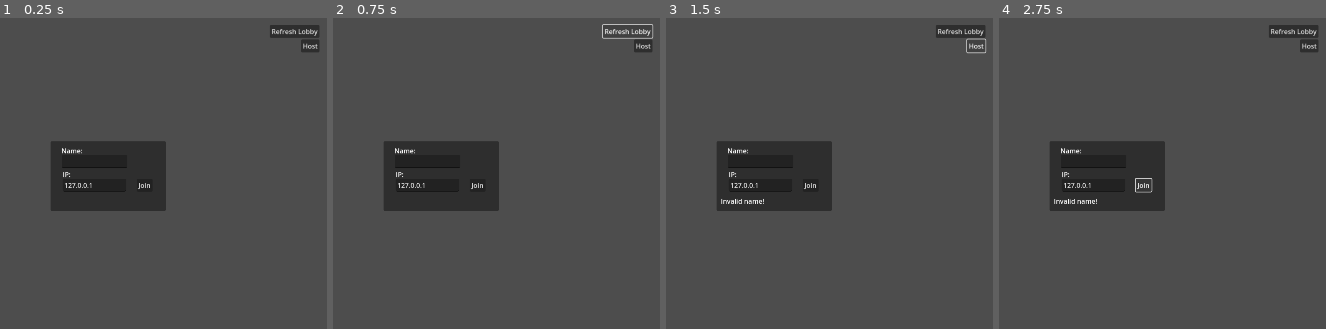
Above: before the commit, frames 1-4 (left to right).
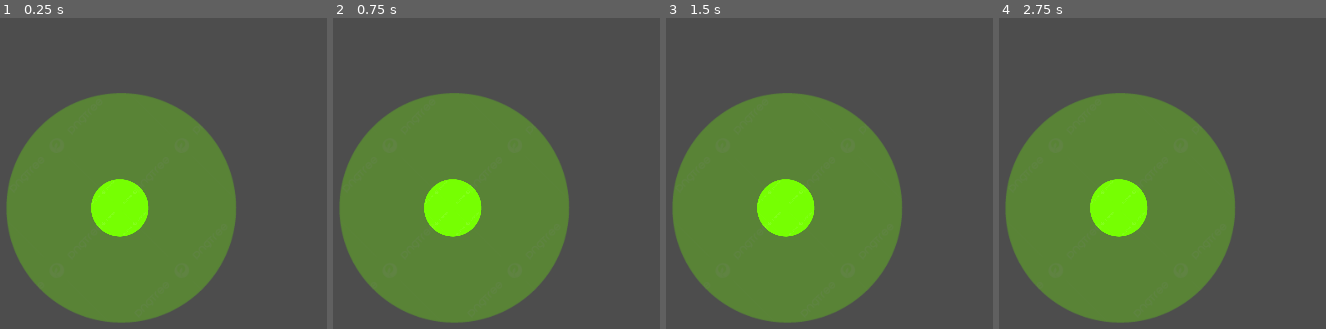
Above: after the commit, the same moments.

Repository: ash4rk/godot_polygon
Game: Godot game, scene res://new_lobby/new_world.tscn
Same seed, same stepped clock (60 frames per second), same inputs: the game is played once before the commit and once after it. Before the commit the project starts from res://lobby.tscn. The engine's default icon, where the game draws it, is replaced by a stand-in: a white triangle on a blue panel in a dark square.
Inputs (mouse positions are in pixels of both pictures, inside the frame that each line leads up to):
- Up to frame 1 (0.25 s): no input
- Up to frame 2 (0.75 s): click (627, 30) at 0.5 s, where only the run before the commit has a clickable "Refresh Lobby"
- Up to frame 3 (1.5 s): click (976, 45) at 1.25 s, where only the run before the commit has a clickable "Host"
- Up to frame 4 (2.75 s): click (1142, 185) at 2 s, where only the run before the commit has a clickable "Join"

The runs differ from the first frame. In frame 1, 41% of the frame differs, in the area x 1-98%, y 2-99%; in frame 2, 41%; in frame 3, 41%; in frame 4, 41%.

Commit message:
FEAT: Implement another way network connection

Diff:
--- a/circles_and_greens/globals/gamestate.gd
+++ b/circles_and_greens/globals/gamestate.gd
@@ -55,7 +55,7 @@
 
 # Callback from SceneTree, only for clients (not server).
 func _connected_fail():
-	multiplayer.set_network_peer(null) # Remove peer
+	multiplayer.set_multiplayer_peer(null) # Remove peer
 	connection_failed.emit()
 
 
--- /dev/null
+++ b/circles_and_greens/new_lobby/main.gd
@@ -0,0 +1,36 @@
+extends Node2D
+
+var players      = []
+var console_show = false
+var money        = 1000
+var bandwidth    = 14.4
+var timecop      = Timer.new()
+
+func _ready():
+#	$console.hide()
+	timecop.set_wait_time(60)
+	timecop.timeout.connect(self._on_timecop_timeout)
+	add_child(timecop)
+	timecop.start()
+	$network.start_server()
+
+#func _input(event):
+#	if event.is_pressed() && !Input.is_key_pressed(16777232) && !Input.is_key_pressed(16777234) && !Input.is_key_pressed(16777231) && !Input.is_key_pressed(16777233):
+#		if console_show == false:
+#			$console.show()
+#			$console.grab_focus()
+#			$console.shown = true
+
+func _on_timecop_timeout():
+	for player in players:
+		if len(player.connections) == 0:
+			if player.delete_tag == false:
+				player.delete_tag = true
+
+#				$console.echo("Zombie (unconnected) instance(s) in your network!")
+#				$console.echo("Tagged for deletion at next timecop run...")
+			else:
+				players.erase(player)
+				player.queue_free()
+
+#				$console.echo("Zombie instance(s) deleted!")
--- /dev/null
+++ b/circles_and_greens/new_lobby/network.gd
@@ -0,0 +1,102 @@
+extends Node
+
+const DEFAULT_PORT = 10567
+const MAX_PEERS = 10
+var players = {}
+var player_name
+
+func _ready():
+	multiplayer.peer_connected.connect(self._player_connected)
+	multiplayer.peer_disconnected.connect(self._player_disconnected)
+	multiplayer.connected_to_server.connect(self._connected_ok)
+	multiplayer.connection_failed.connect(self._connected_fail)
+	multiplayer.server_disconnected.connect(self._server_disconnected)
+
+func start_server():
+	player_name = "Server"
+	var host = ENetMultiplayerPeer.new()
+
+	var err = host.create_server(DEFAULT_PORT, MAX_PEERS)
+
+	if(err!=OK):
+		join_server()
+		return
+
+	multiplayer.set_multiplayer_peer(host)
+
+	spawn_player(1)
+
+func join_server():
+	player_name = 'Client'
+	var host    = ENetMultiplayerPeer.new()
+
+	host.create_client('127.0.0.1', DEFAULT_PORT)
+	multiplayer.set_multiplayer_peer(host)
+
+func _player_connected(id):
+	pass
+
+func _player_disconnected(id):
+	unregister_player(id)
+	rpc("unregister_player", id)
+
+func _connected_ok():
+	rpc_id(1, "user_ready", multiplayer.get_unique_id(), player_name)
+
+func _connected_fail():
+	print("connected fail")
+
+@rpc("call_remote")
+func user_ready(id, player_name):
+	if get_tree().is_network_server():
+		rpc_id(id, "register_in_game")
+
+@rpc("call_remote")
+func register_in_game():
+	rpc("register_new_player", multiplayer.get_unique_id(), player_name)
+	register_new_player(multiplayer.get_unique_id(), player_name)
+
+func _server_disconnected():
+	quit_game()
+
+@rpc("call_remote")
+func register_new_player(id, name):
+	if get_tree().is_network_server():
+		rpc_id(id, "register_new_player", 1, player_name)
+
+		for peer_id in players:
+			rpc_id(id, "register_new_player", peer_id, players[peer_id])
+
+	players[id] = name
+	spawn_player(id)
+
+@rpc("call_remote")
+func register_player(id, name):
+	if get_tree().is_network_server():
+		rpc_id(id, "register_player", 1, player_name)
+
+		for peer_id in players:
+			rpc_id(id, "register_player", peer_id, players[peer_id])
+			rpc_id(peer_id, "register_player", id, name)
+
+	players[id] = name
+
+@rpc("call_remote")
+func unregister_player(id):
+	get_node("/root/" + str(id)).queue_free()
+	players.erase(id)
+
+func quit_game():
+	get_tree().set_network_peer(null)
+	players.clear()
+
+func spawn_player(id):
+	var player_scene = preload("res://player.tscn")
+	var player       = player_scene.instantiate()
+
+	player.set_name(str(id))
+
+	player.synced_position = Vector2(182, 163)
+#	player.set_player_name(player_name if p_id == multiplayer.get_unique_id() else players[p_id])
+	player.set_random_color()
+	get_parent().get_node("Players").add_child(player)
--- /dev/null
+++ b/circles_and_greens/new_lobby/new_world.tscn
@@ -0,0 +1,42 @@
+[gd_scene load_steps=4 format=3 uid="uid://dulql6jr1e1lu"]
+
+[ext_resource type="Script" path="res://new_lobby/main.gd" id="1_8b6rd"]
+[ext_resource type="PackedScene" uid="uid://b3vkmdli6ge7l" path="res://grower.tscn" id="1_76sj6"]
+[ext_resource type="Script" path="res://new_lobby/network.gd" id="2_voq10"]
+
+[node name="World" type="Node2D"]
+script = ExtResource("1_8b6rd")
+
+[node name="BGColorRect" type="ColorRect" parent="."]
+anchors_preset = 15
+anchor_right = 1.0
+anchor_bottom = 1.0
+grow_horizontal = 2
+grow_vertical = 2
+color = Color(0.356863, 0.466667, 0.835294, 1)
+
+[node name="Grower" parent="." instance=ExtResource("1_76sj6")]
+position = Vector2(933, 500)
+
+[node name="SpawnPoints" type="Node2D" parent="."]
+
+[node name="0" type="Marker2D" parent="SpawnPoints"]
+position = Vector2(182, 163)
+
+[node name="1" type="Marker2D" parent="SpawnPoints"]
+position = Vector2(1615, 192)
+
+[node name="2" type="Marker2D" parent="SpawnPoints"]
+position = Vector2(225, 873)
+
+[node name="3" type="Marker2D" parent="SpawnPoints"]
+position = Vector2(1710, 893)
+
+[node name="Players" type="Node2D" parent="."]
+
+[node name="PlayerSpawner" type="MultiplayerSpawner" parent="."]
+_spawnable_scenes = PackedStringArray("res://player.tscn")
+spawn_path = NodePath("../Players")
+
+[node name="network" type="Node" parent="."]
+script = ExtResource("2_voq10")
--- a/circles_and_greens/project.godot
+++ b/circles_and_greens/project.godot
@@ -11,7 +11,7 @@
 [application]
 
 config/name="Circles and Greens"
-run/main_scene="res://lobby.tscn"
+run/main_scene="res://new_lobby/new_world.tscn"
 config/features=PackedStringArray("4.0", "Forward Plus")
 config/icon="res://icon.svg"
 
